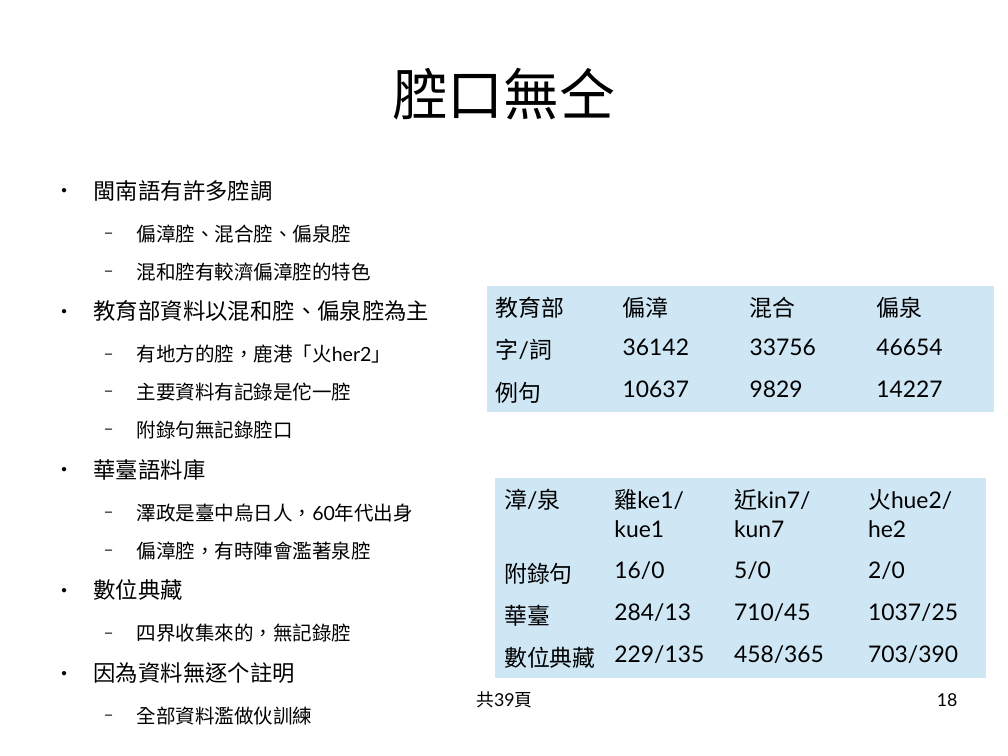
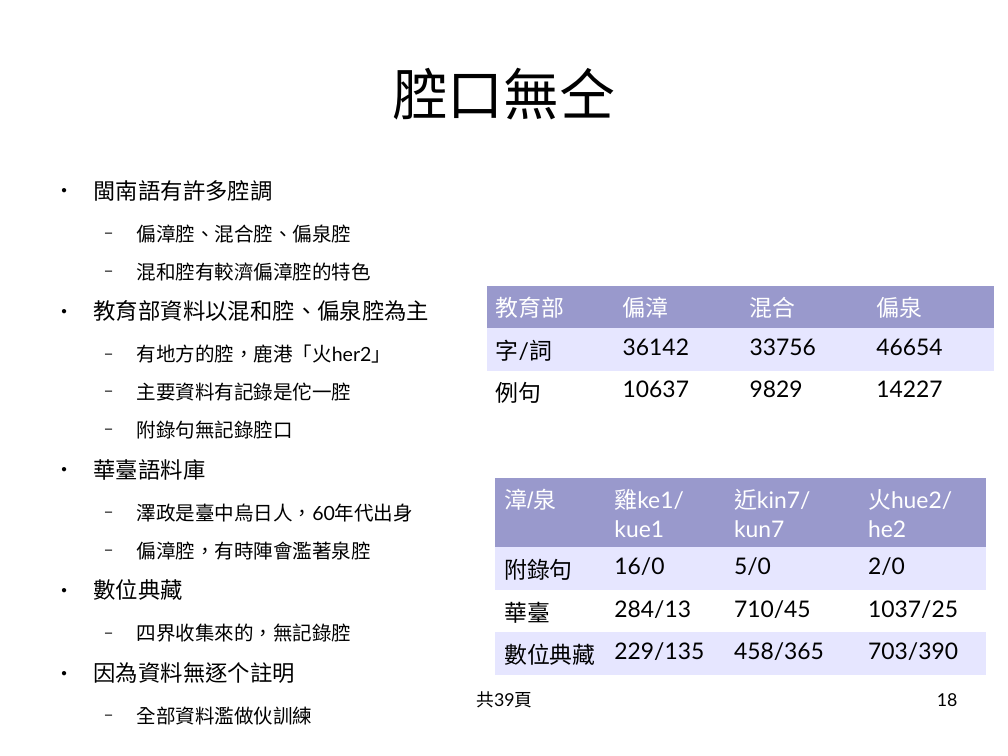
Before and after one commit to sih4sing5hong5/po3-ko3_tau5-iann2-phinn3, a slide deck: slide 18 of 翻譯報告.odp. Drawn at 1008x756 pixels with LibreOffice and Linux fonts; fonts in the diff are those of the drawing. Boxes give left, top, right and bottom in pixels: in the first picture for what was removed or moved away, otherwise in the second. Text is boxed around its words. In the diff, an @@ line names an element or a change of style, - is before the commit and + after.

```diff
--- a/翻譯報告.odp
+++ b/翻譯報告.odp
@@ table at bbox=[487, 285, 995, 407] @@
@@ fill #CFE7F5 to #9999CC in row 1 @@
@@ fill #CFE7F5 to #E6E6FF in row 2 @@
@@ fill #CFE7F5 to #FFFFFF in row 3 @@
@@ font Lato to Arial in "教育部" @@
@@ text colour #000000 to #FFFFFF in "教育部", "偏漳", "混合", "偏泉" @@
@@ table at bbox=[496, 477, 988, 669] @@
@@ fill #CFE7F5 to #9999CC in row 1 @@
@@ fill #CFE7F5 to #E6E6FF in 8 cells @@
@@ fill #CFE7F5 to #FFFFFF in row 3 @@
@@ font Lato to Arial in "漳/泉" @@
@@ text colour #000000 to #FFFFFF in "漳/泉", "雞ke1/kue1", "近kin7/kun7", "火hue2/he2" @@
```
Also in this commit, not shown: 4 other slides changed.
